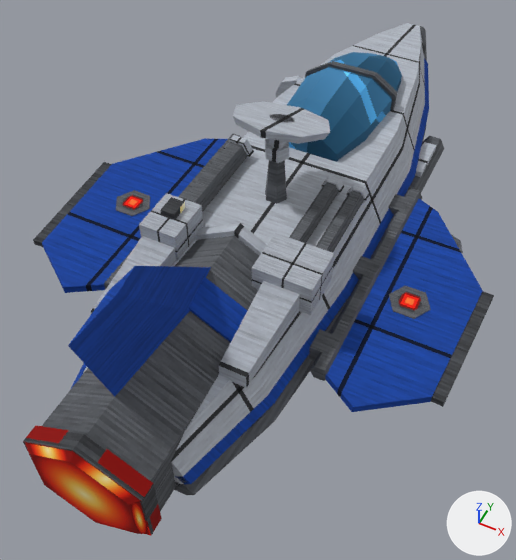
One commit to the Blender file tools/lowforge/models/puffin.blend: the scene before it, then after it.
Both versions are drawn from a 50 mm camera at (23.7, -57.5, 66.4) aimed at (0.2, -10.6, 7.8). The lights are fixed; the arrows at lower right show +X, +Y and +Z. The picture after the commit comes second.

Names of what the first picture shows: 'booster', 'booster_ring', 'canopy', 'chine_stripe.001', 'exhaust', 'fin', 'hull', 'plate', 'plate.001', 'projector_dish', 'receiver.001', 'shoulder_fairing.001' and 32 more.
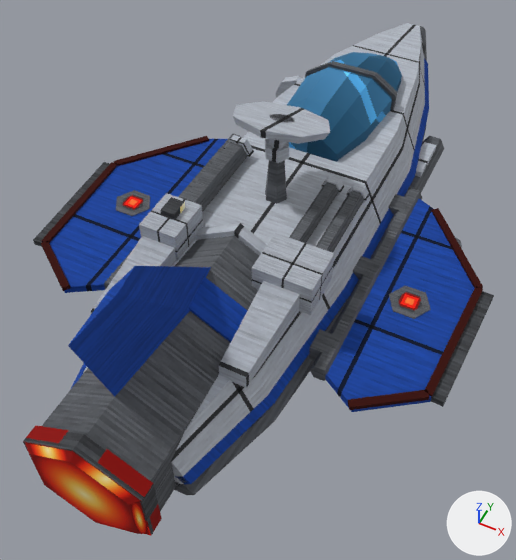
Where the change shows, as pixel boxes [x1, y1, x2, y2] in the pictures (516 x 560 px):
'amp_rim_r.001', added (red): after [425, 286, 483, 398]
'amp_rim_r.002', added (red): after [348, 389, 430, 410]
'amp_rim_l.001', added: after [41, 162, 117, 243]
'amp_rim_r', added (red): after [431, 208, 483, 288]
'amp_rim_l', added (red): after [114, 136, 209, 166]
'amp_rim_l.002', added (red): after [41, 241, 70, 291]

Patch to the scene script:
```diff
--- a/tools/lowforge/models/puffin.blend.py
+++ b/tools/lowforge/models/puffin.blend.py
@@ ob_amp_rim_r_002 @@
+ob_amp_rim_r_002 = bpy.data.objects.new('amp_rim_r.002', me_amp_rim_r_002)  # 8 vertices, 6 faces; spans x 15.29..21.75, y -23.41..-18.55, z 10.88..11.38; in mat_amber_ember (picture img_ember)
+ob_amp_rim_r_002.parent = ob_joint_plate_r
+ob_amp_rim_r_002.location = (0.0, 0.0, 0.0)
@@ ob_amp_rim_r_001 @@
+ob_amp_rim_r_001 = bpy.data.objects.new('amp_rim_r.001', me_amp_rim_r_001)  # 8 vertices, 6 faces; spans x 21.12..22.72, y -18.9..-4.26, z 10.88..11.38; in mat_amber_ember (picture img_ember)
+ob_amp_rim_r_001.parent = ob_joint_plate_r
+ob_amp_rim_r_001.location = (0.0, 0.0, 0.0)
@@ ob_amp_rim_r @@
+ob_amp_rim_r = bpy.data.objects.new('amp_rim_r', me_amp_rim_r)  # 8 vertices, 6 faces; spans x 14.41..22.63, y -4.53..5.37, z 10.88..11.38; in mat_amber_ember (picture img_ember)
+ob_amp_rim_r.parent = ob_joint_plate_r
+ob_amp_rim_r.location = (0.0, 0.0, 0.0)
@@ ob_amp_rim_l_002 @@
+ob_amp_rim_l_002 = bpy.data.objects.new('amp_rim_l.002', me_amp_rim_l_002)  # 8 vertices, 6 faces; spans x -21.75..-15.29, y -23.41..-18.55, z 10.88..11.38; in mat_amber_ember (picture img_ember)
+ob_amp_rim_l_002.parent = ob_joint_plate_l
+ob_amp_rim_l_002.location = (0.0, 0.0, 0.0)
@@ ob_amp_rim_l_001 @@
+ob_amp_rim_l_001 = bpy.data.objects.new('amp_rim_l.001', me_amp_rim_l_001)  # 8 vertices, 6 faces; spans x -22.72..-21.12, y -18.9..-4.26, z 10.88..11.38; in mat_amber_ember (picture img_ember)
+ob_amp_rim_l_001.parent = ob_joint_plate_l
+ob_amp_rim_l_001.location = (0.0, 0.0, 0.0)
@@ ob_amp_rim_l @@
+ob_amp_rim_l = bpy.data.objects.new('amp_rim_l', me_amp_rim_l)  # 8 vertices, 6 faces; spans x -22.63..-14.41, y -4.53..5.37, z 10.88..11.38; in mat_amber_ember (picture img_ember)
+ob_amp_rim_l.parent = ob_joint_plate_l
+ob_amp_rim_l.location = (0.0, 0.0, 0.0)
```
